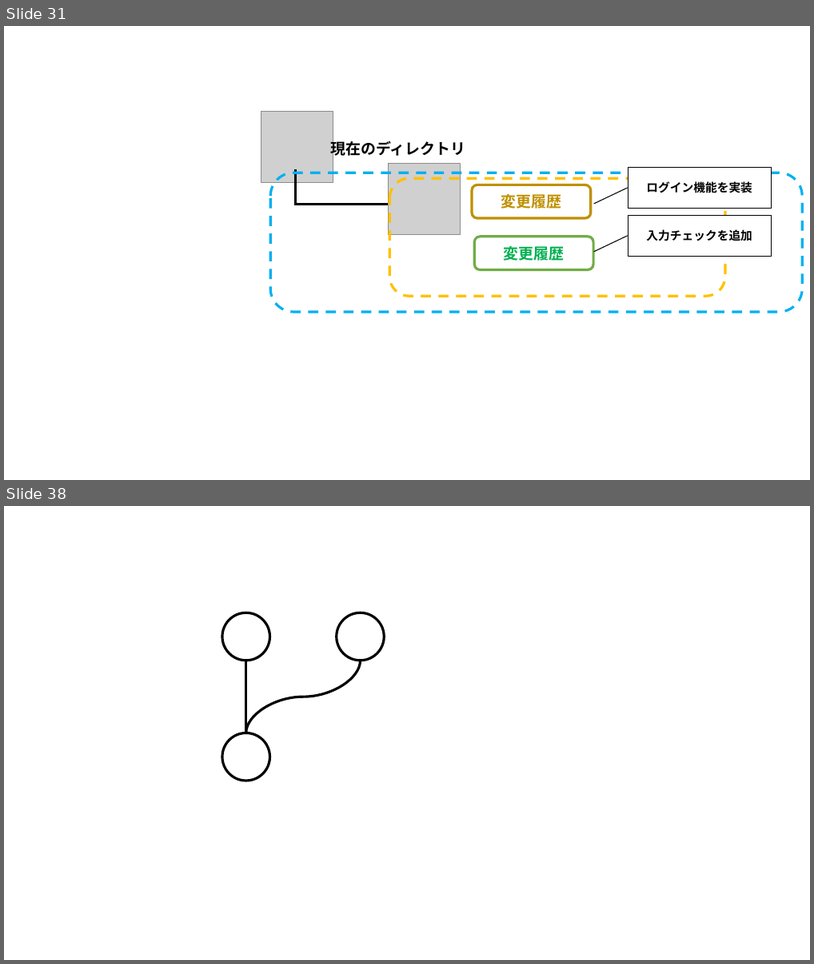
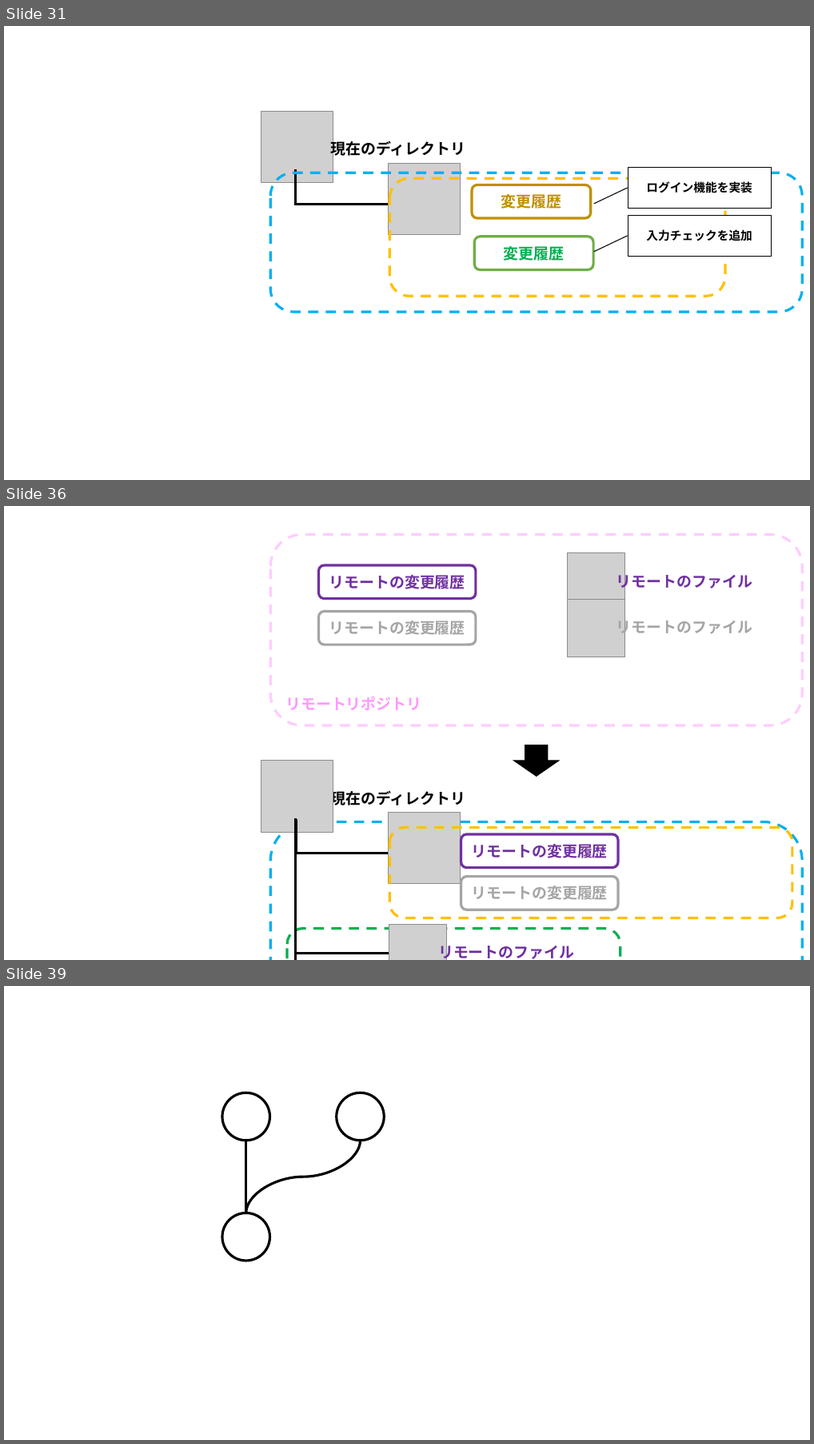
Before and after one commit to nishida2073/ai_navive, a slide deck: 01_テキスト/Git入門_図.pptx. Shown one above the other, each under a label of ours: slides 31 and 38 before the commit, slides 31, 36 and 39 after it; the slides between them are not shown. The pictures are 814x964 and 814x1444 pixels, drawn with LibreOffice and Linux fonts; fonts in the diff are those of the drawing; grey boxes stand for pictures; background and template pictures are left out. Boxes give left, top, right and bottom in pixels: in the first picture for what was removed or moved away, otherwise in the second. Text is boxed around its words. In the diff, an @@ line names an element or a change of style, - is before the commit and + after.

```diff
--- a/01_テキスト/Git入門_図.pptx
+++ b/01_テキスト/Git入門_図.pptx
@@ slide 36 added at [4,506,810,960], background #FFFFFF @@
@@ rounded rectangle added at [270,535,803,725], outline #FFCCFF 3 pt dashed, 18 pt, text #FF99FF, bold @@
+リモートリポジトリ
@@ picture added at [568,553,626,611] @@
@@ rounded rectangle added at [319,565,477,599], fill #FFFFFF, outline #7030A0 3 pt, 18 pt, text #7030A0, bold @@
+リモートの変更履歴
@@ text added at [617,571,753,591], 18 pt, text #7030A0, bold @@
+リモートのファイル
@@ picture added at [568,599,626,656] @@
@@ rounded rectangle added at [319,612,477,644], fill #FFFFFF, outline #A5A5A5 3 pt, 18 pt, text #A5A5A5, bold @@
+リモートの変更履歴
@@ text added at [617,617,753,637], 18 pt, text #A5A5A5, bold @@
+リモートのファイル
@@ right arrow added at [514,745,559,776], fill #000000, outline #000000 1 pt @@
@@ picture added at [262,760,333,832] @@
@@ text added at [331,788,466,808], 18 pt, text #000000, bold @@
+現在のディレクトリ
@@ picture added at [389,812,460,884] @@
@@ rounded rectangle added at [270,822,803,960], outline #00B0F0 3 pt dashed, 18 pt, text #00B0F0, bold @@
+ローカルリポジトリ
@@ elbow line added from (296, 820) to (390, 953), #000000 3 pt @@
@@ elbow line added from (296, 820) to (390, 852), #000000 3 pt @@
@@ rounded rectangle added at [390,828,793,918], outline #FFC000 3 pt dashed @@
@@ rounded rectangle added at [462,834,618,867], fill #FFFFFF, outline #7030A0 3 pt, 18 pt, text #7030A0, bold @@
+リモートの変更履歴
@@ elbow line added from (296, 862) to (390, 960), #000000 3 pt @@
@@ rounded rectangle added at [462,876,618,909], fill #FFFFFF, outline #A5A5A5 3 pt, 18 pt, text #A5A5A5, bold @@
+リモートの変更履歴
@@ rounded rectangle added at [287,928,621,960], outline #00B050 3 pt dashed @@
@@ picture added at [390,924,447,960] @@
@@ text added at [438,942,574,960], 18 pt, text #7030A0, bold @@
+リモートのファイル
@@ what was slide 38 is now slide 39 @@
```
Also in this commit, not shown: 3 slides changed, 1 other slide added, 2 other files.
